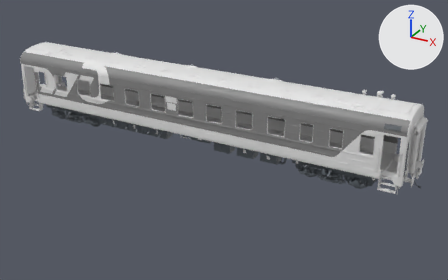
A saved change to the FBX model Assets/Fbx/Vagon/Vagon_Outside/vagon_out.fbx.
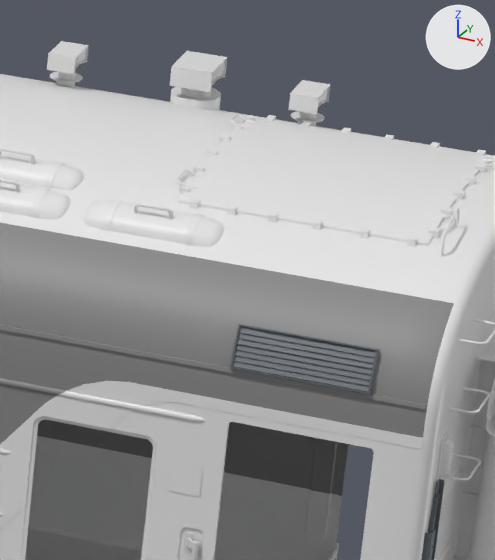
The first picture shows the older version from a 50 mm camera at (17.1, -28.2, 14.6) aimed at (1.4, 0.4, 0.4). The close-ups show both versions on the part from 80% to 93% of the width and 30% to 54% of the height of that picture; other places that the commit changed are outside them. Arrows for +X, +Y and +Z are at upper right; the lights stay in place. Where no turn or scale is listed for an object, it has been applied to the vertices. Vertices at the same position are counted once.

The first close-up shows 'Box013.002', 'Box159.001', 'Capsule020', 'Cylinder156', 'Object029', 'Outside_labels_nkn', 'air_tube', 'bamp', 'kuzov', 'kuzov.001', 'roof_out_smoke', 'roof_stairs'.
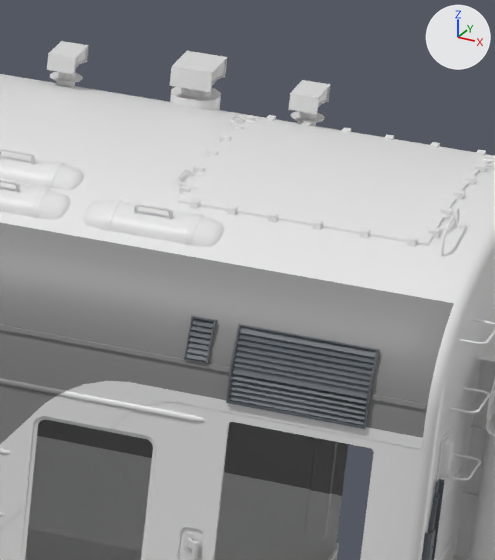
Location of each change, (x1, y1, x2, y2) in pixels of the close-ups (495 x 560 px; the box of a moved part takes in the faces that stretch with it):
'air_tube', reshaped
    before: (230, 324, 380, 394)
    after: (184, 316, 380, 429)
part 1 of me_air_tube, added
    after: (186, 318, 213, 361)
part 2 of me_air_tube, added
    after: (229, 369, 367, 425)
part 3 of me_air_tube, added
    after: (184, 316, 217, 364)
part 4 of me_air_tube, moved or reshaped
    before: (230, 333, 375, 394)
    after: (226, 334, 374, 429)

Patch to the scene script:
```diff
--- a/Assets/Fbx/Vagon/Vagon_Outside/vagon_out.fbx.py
+++ b/Assets/Fbx/Vagon/Vagon_Outside/vagon_out.fbx.py
@@ me_air_tube @@
 # used by ob_air_tube; location = (0.0, 0.0, 0.0)
-me_air_tube.from_pydata(...)  # 54 vertices, 34 faces; spans x 10.85..11.611, y -1.596..-1.471, z 3.678..3.921
+me_air_tube.from_pydata(...)  # 268 vertices, 162 faces; spans x 10.593..11.611, y -1.596..1.596, z 3.482..3.921
+# me_air_tube part 1: a new loose piece of 30 vertices spanning x 10.6..10.716, y -1.577..-1.488, z 3.698..3.909, in mat_im_outside_techequip (its picture is missing)
+# me_air_tube part 2: a new loose piece of 26 vertices spanning x 10.861..11.6, y -1.59..-1.552, z 3.504..3.718, in mat_im_outside_techequip (its picture is missing)
+# me_air_tube part 3: a new loose piece of 16 vertices spanning x 10.593..10.723, y -1.584..-1.471, z 3.678..3.921, in mat_im_outside_techequip (its picture is missing)
+# me_air_tube part 4: 16 vertices moved from x 10.861..11.6, y -1.593..-1.506, z 3.7..3.877 to x 10.861..11.6, y -1.596..-1.485, z 3.691..3.877; 2 vertices removed from x 10.861..11.6, y -1.57, z 3.692; 10 vertices added at x 10.85..11.611, y -1.596..-1.559, z 3.482..3.68
 me_air_tube.materials.append(mat_im_outside_techequip)
```
